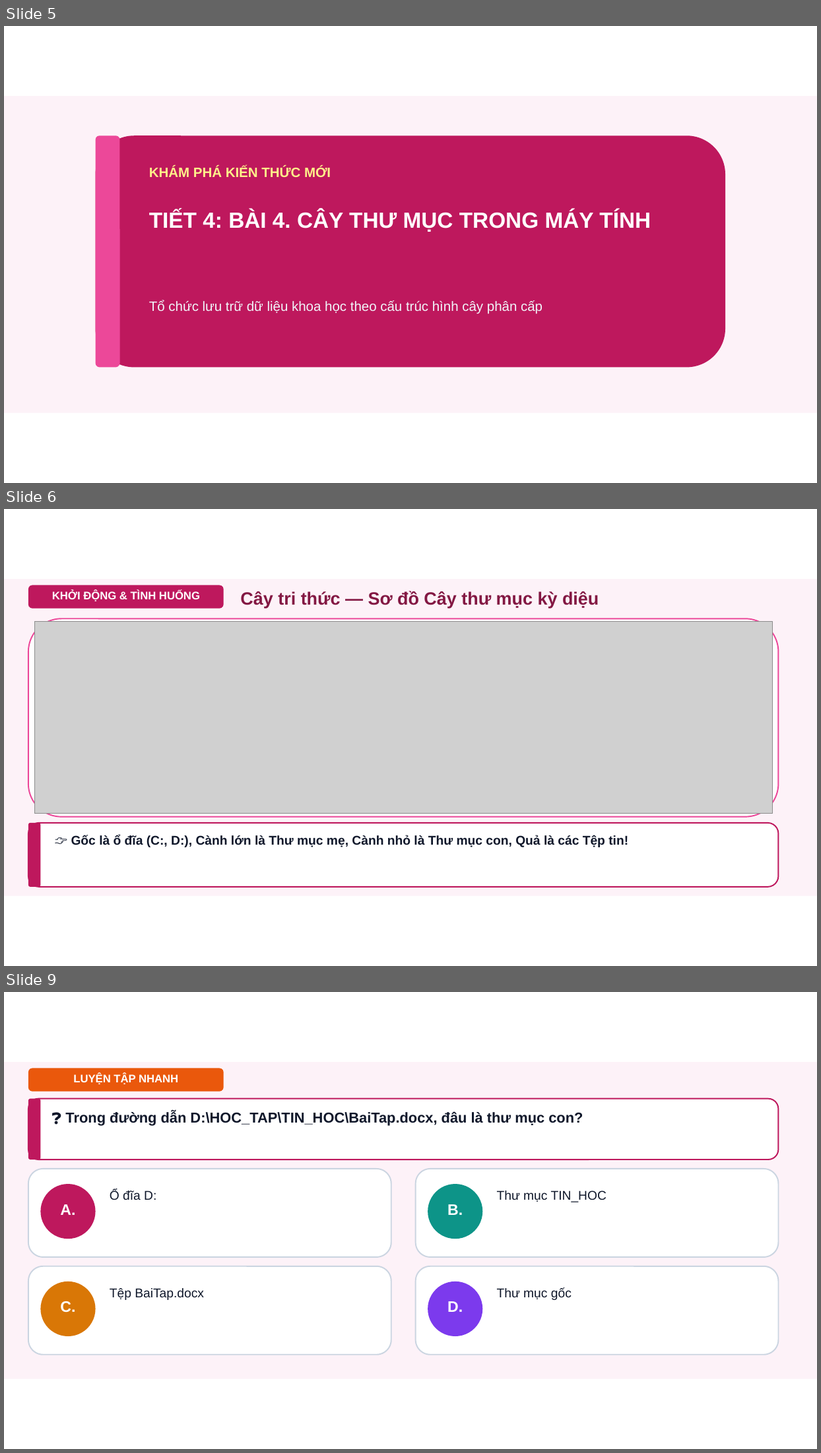
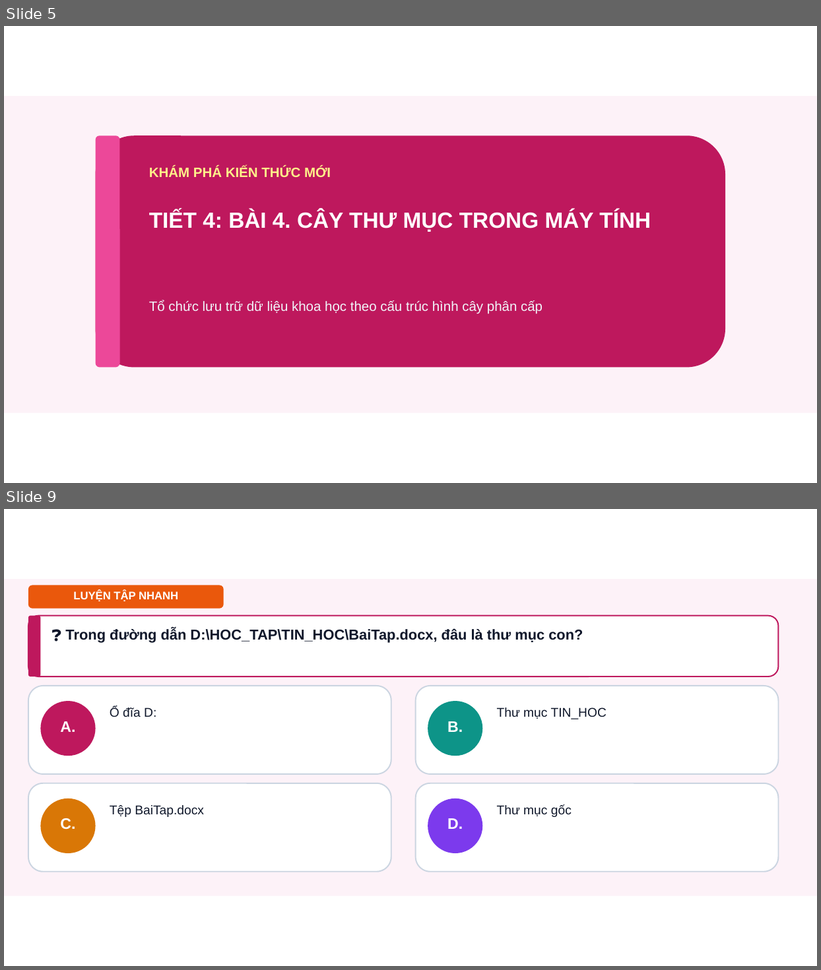
Before and after one commit to dinhnguyenhnue/UNIGO, a slide deck: KHBD_Tin_học/Lớp_5/Tuần_04/Slide_Tin_hoc_Lop_5_Bai03_04.pptx. Shown one above the other, each under a label of ours: slides 5, 6 and 9 before the commit, slides 5 and 9 after it; the slides between them are not shown. The pictures are 821x1453 and 821x970 pixels, drawn with LibreOffice and Linux fonts; fonts in the diff are those of the drawing; grey boxes stand for pictures; background and template pictures are left out. Boxes give left, top, right and bottom in pixels: in the first picture for what was removed or moved away, otherwise in the second. Text is boxed around its words. In the diff, an @@ line names an element or a change of style, - is before the commit and + after.

```diff
--- a/KHBD_Tin_học/Lớp_5/Tuần_04/Slide_Tin_hoc_Lop_5_Bai03_04.pptx
+++ b/KHBD_Tin_học/Lớp_5/Tuần_04/Slide_Tin_hoc_Lop_5_Bai03_04.pptx
@@ slide 6 removed at <box>4,509,817,966</box>, background #FFFFFF @@
@@ rectangle removed at <box>4,579,817,896</box> @@
@@ rounded rectangle removed at <box>28,586,224,609</box> @@
@@ text removed at <box>52,591,200,601</box> @@
-KHỞI ĐỘNG & TÌNH HUỐNG
@@ text removed at <box>240,591,599,608</box> @@
-Cây tri thức — Sơ đồ Cây thư mục kỳ diệu
@@ rounded rectangle removed at <box>28,619,779,817</box> @@
@@ picture removed at <box>34,622,773,814</box> @@
@@ rounded rectangle removed at <box>28,823,779,887</box> @@
@@ rounded rectangle removed at <box>28,823,40,887</box> @@
@@ text removed at <box>71,835,628,848</box> @@
-👉 Gốc là ổ đĩa (C:, D:), Cành lớn là Thư mục mẹ, Cành nhỏ là Thư mục con, Quả là các Tệp tin!
```
Also in this commit, not shown: 3 slides added, 2 other slides removed, 14 other files.
